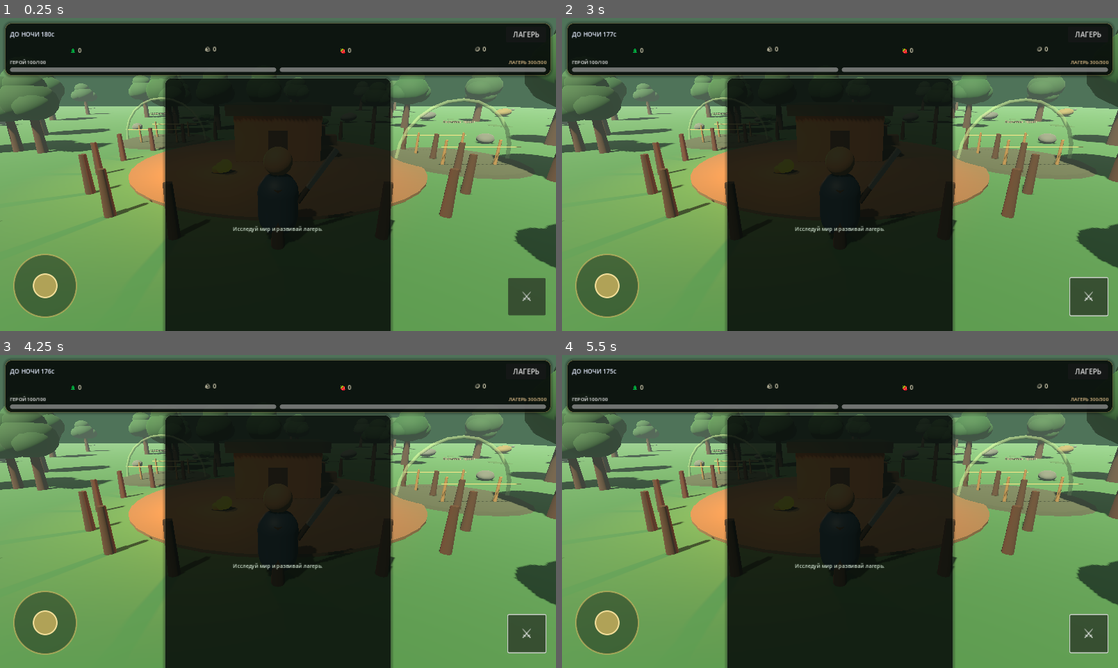
Above: before the commit, frames 1-4 (two rows, left to right).
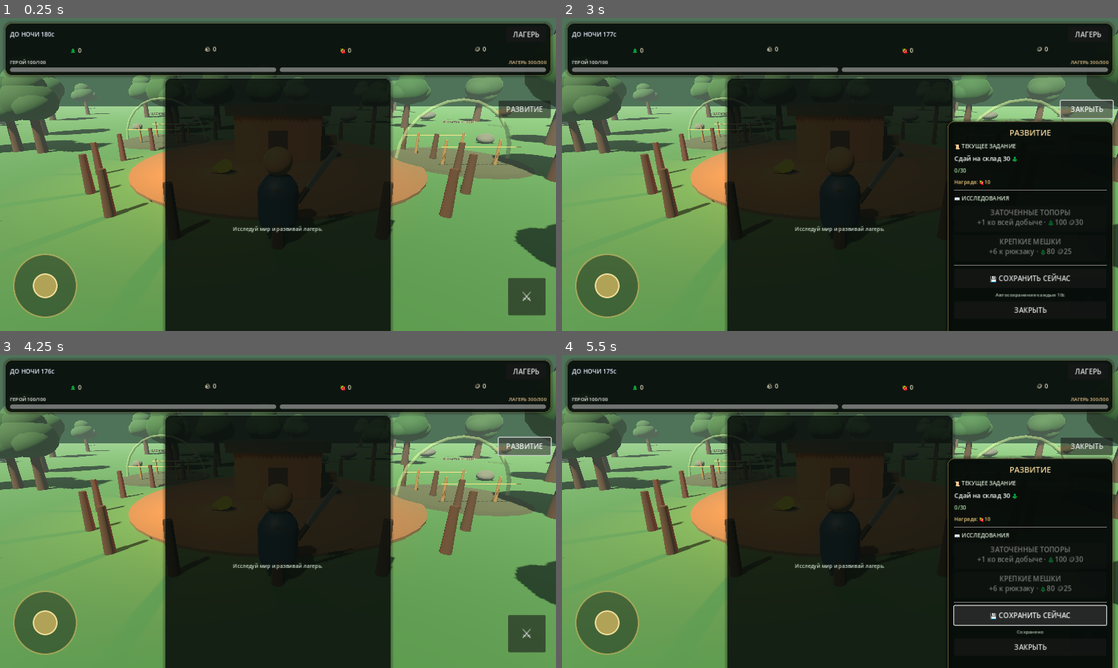
Above: after the commit, the same moments.

Repository: uniafing-ship-it/my-camp-game
Game: Godot game, scene res://scenes/Main.tscn
Two runs of this game, one before a commit and one after it. Both use one fixed random seed, a clock stepped at 60 frames per second and the inputs below.
Inputs (mouse positions are in pixels of both pictures, inside the frame that each line leads up to):
- Up to frame 1 (0.25 s): no input
- Up to frame 2 (3 s): click "ЛАГЕРЬ" at 0.5 s; click "ЗАКРЫТЬ" at 1.25 s; click "⚔" at 2 s; click (1084, 108) at 2.75 s, where only the run after the commit has a clickable "РАЗВИТИЕ"
- Up to frame 3 (4.25 s): click (522, 445) at 3.5 s, where only the run after the commit has a clickable "ЗАКРЫТЬ"
- Up to frame 4 (5.5 s): tap Enter at 4.25 s; drag from (606, 624) to (895, 442) at 4.27 s; click (1029, 614) at 5 s, where only the run after the commit has a clickable "💾 СОХРАНИТЬ СЕЙЧАС"

The runs differ from the first frame. In frame 1, 0.5% of the frame differs, in the area x 89-100%, y 26-32%; in frame 2, 20%, in the area x 69-100%, y 26-100%; in frame 3, 0.7%; in frame 4, 20%.

Commit message:
godot: wire progression save and mobile drawer

Diff:
--- a/godot/scenes/Main.tscn
+++ b/godot/scenes/Main.tscn
@@ -9,6 +9,9 @@
 [ext_resource type="Script" path="res://scripts/settlement_world.gd" id="7_settlement_world"]
 [ext_resource type="Script" path="res://scripts/wave_manager.gd" id="8_wave_manager"]
 [ext_resource type="Script" path="res://scripts/mobile_game_hud.gd" id="9_mobile_hud"]
+[ext_resource type="Script" path="res://scripts/progression_manager.gd" id="10_progression"]
+[ext_resource type="Script" path="res://scripts/save_manager.gd" id="11_save"]
+[ext_resource type="Script" path="res://scripts/progression_hud.gd" id="12_progression_hud"]
 
 [node name="Main" type="Node3D"]
 script = ExtResource("1_world")
@@ -19,6 +22,13 @@
 
 [node name="SettlementManager" type="Node" parent="."]
 script = ExtResource("6_settlement_manager")
+
+[node name="ProgressionManager" type="Node" parent="."]
+script = ExtResource("10_progression")
+
+[node name="SaveManager" type="Node" parent="."]
+script = ExtResource("11_save")
+autosave_interval = 10.0
 
 [node name="ResourceGameplay" type="Node3D" parent="."]
 script = ExtResource("5_resource_world")
@@ -50,6 +60,16 @@
 mouse_filter = 2
 script = ExtResource("9_mobile_hud")
 
+[node name="ProgressionHUD" type="Control" parent="UI"]
+layout_mode = 3
+anchors_preset = 15
+anchor_right = 1.0
+anchor_bottom = 1.0
+grow_horizontal = 2
+grow_vertical = 2
+mouse_filter = 2
+script = ExtResource("12_progression_hud")
+
 [node name="MobileJoystick" type="Control" parent="UI"]
 offset_left = 24.0
 offset_top = -184.0
Not shown: 1 places in godot/scenes/Main.tscn that only renumber resources
